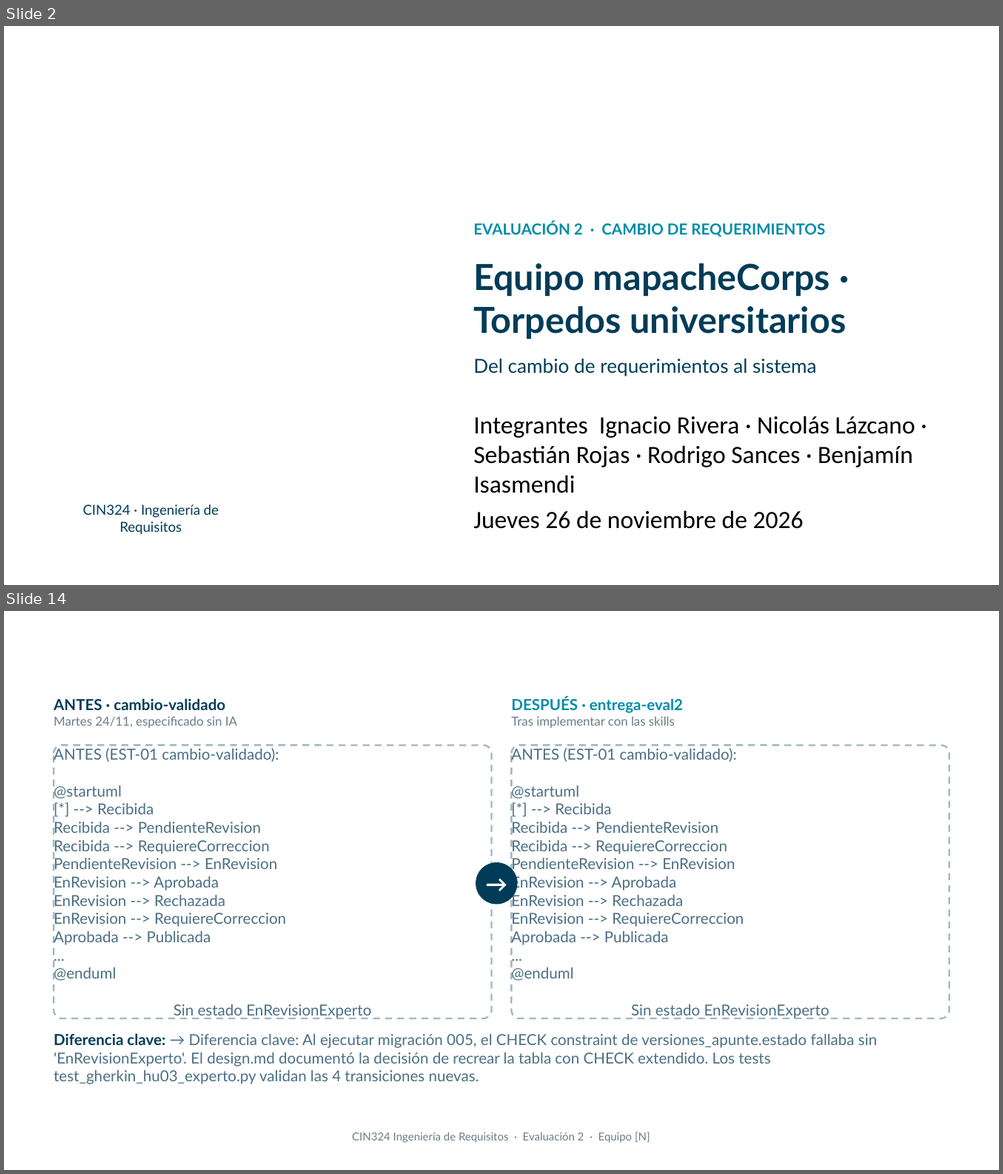
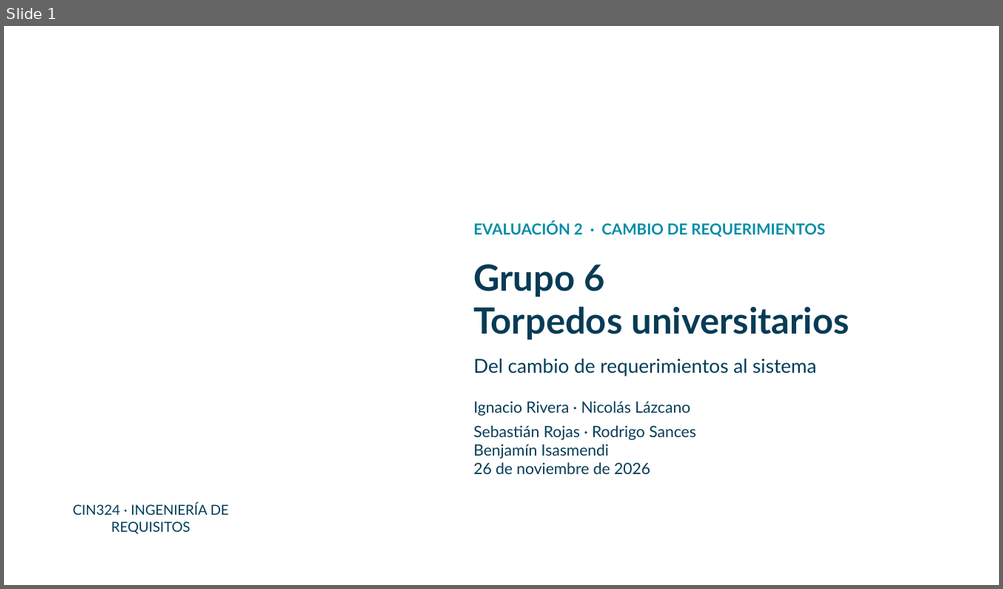
Before and after one commit to mapacheCorps/entrega, a slide deck: eval2/Presentacion_Evaluacion2_mapacheCorps.pptx. Shown one above the other, each under a label of ours: slides 2 and 14 before the commit, slide 1 after it; the slides between them are not shown. The pictures are 1003x1174 and 1003x589 pixels, drawn with LibreOffice and Linux fonts; fonts in the diff are those of the drawing; background and template pictures are left out. Boxes give left, top, right and bottom in pixels: in the first picture for what was removed or moved away, otherwise in the second. Text is boxed around its words. In the diff, an @@ line names an element or a change of style, - is before the commit and + after.

Commit message:
Cierra la entrega de Evaluación 2 y corrige la demo de Experto

```diff
--- a/eval2/Presentacion_Evaluacion2_mapacheCorps.pptx
+++ b/eval2/Presentacion_Evaluacion2_mapacheCorps.pptx
@@ slide 14 removed at <box>4,611,999,1170</box>, background picture (left out) @@
@@ text removed at <box>54,622,949,662</box> @@
-Diagramas de estado · Antes y después
@@ text removed at <box>54,698,237,728</box> @@
-ANTES · cambio-validado
-Martes 24/11, especificado sin IA
@@ text removed at <box>511,698,683,728</box> @@
-DESPUÉS · entrega-eval2
-Tras implementar con las skills
@@ rounded rectangle removed at <box>54,745,492,1019</box> @@
@@ text removed at <box>54,747,371,1019</box> @@
-ANTES (EST-01 cambio-validado):
-@startuml
-[*] --> Recibida
-Recibida --> PendienteRevision
-Recibida --> RequiereCorreccion
-PendienteRevision --> EnRevision
-EnRevision --> Aprobada
-EnRevision --> Rechazada
-EnRevision --> RequiereCorreccion
-Aprobada --> Publicada
-...
-@enduml
-Sin estado EnRevisionExperto
@@ rounded rectangle removed at <box>511,745,949,1019</box> @@
@@ text removed at <box>511,747,829,1019</box> @@
-ANTES (EST-01 cambio-validado):
-@startuml
-[*] --> Recibida
-Recibida --> PendienteRevision
-Recibida --> RequiereCorreccion
-PendienteRevision --> EnRevision
-EnRevision --> Aprobada
-EnRevision --> Rechazada
-EnRevision --> RequiereCorreccion
-Aprobada --> Publicada
-...
-@enduml
-Sin estado EnRevisionExperto
@@ ellipse removed at <box>475,863,518,904</box> @@
-→
@@ text removed at <box>54,1034,876,1085</box> @@
-Diferencia clave: → Diferencia clave: Al ejecutar migración 005, el CHECK constraint de versiones_apunte.estado fallaba sin 'EnRevisionExperto'. El design.md documentó la decisión de recrear la tabla con CHECK extendido. Los tests test_gherkin_hu03_experto.py validan las 4 transiciones nuevas.
@@ text removed at <box>352,1132,650,1143</box> @@
-CIN324 Ingeniería de Requisitos · Evaluación 2 · Equipo [N]
@@ what was slide 2 is now slide 1 @@
@@ slide 1 changed as well @@
@@ text at <box>473,264,848,340</box>: text changed; size 26 to 26.2 pt; text colour #003C58 to #073B56 @@
-Equipo mapacheCorps · Torpedos universitarios
+Grupo 6
+Torpedos universitarios
@@ text at <box>473,401,696,474</box>: text changed; size 18 to 11.2 pt; font Calibri to Lato; text colour #000000 to #073B56 @@
-Integrantes Ignacio Rivera · Nicolás Lázcano · Sebastián Rojas · Rodrigo Sances · Benjamín Isasmendi
-Jueves 26 de noviembre de 2026
+Ignacio Rivera · Nicolás Lázcano
+Sebastián Rojas · Rodrigo Sances
+Benjamín Isasmendi
+26 de noviembre de 2026
@@ text at <box>73,503,229,534</box>: text changed @@
-CIN324 · Ingeniería de Requisitos
+CIN324 · INGENIERÍA DE REQUISITOS
```
Also in this commit, not shown: 4 other slides changed, 11 slides added, 9 other slides removed, 40 other files.
